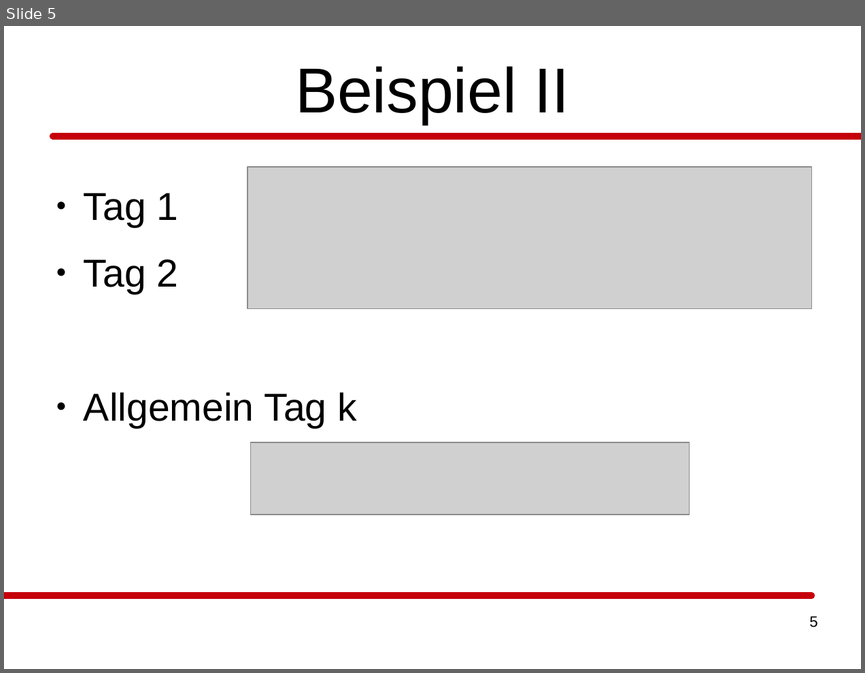
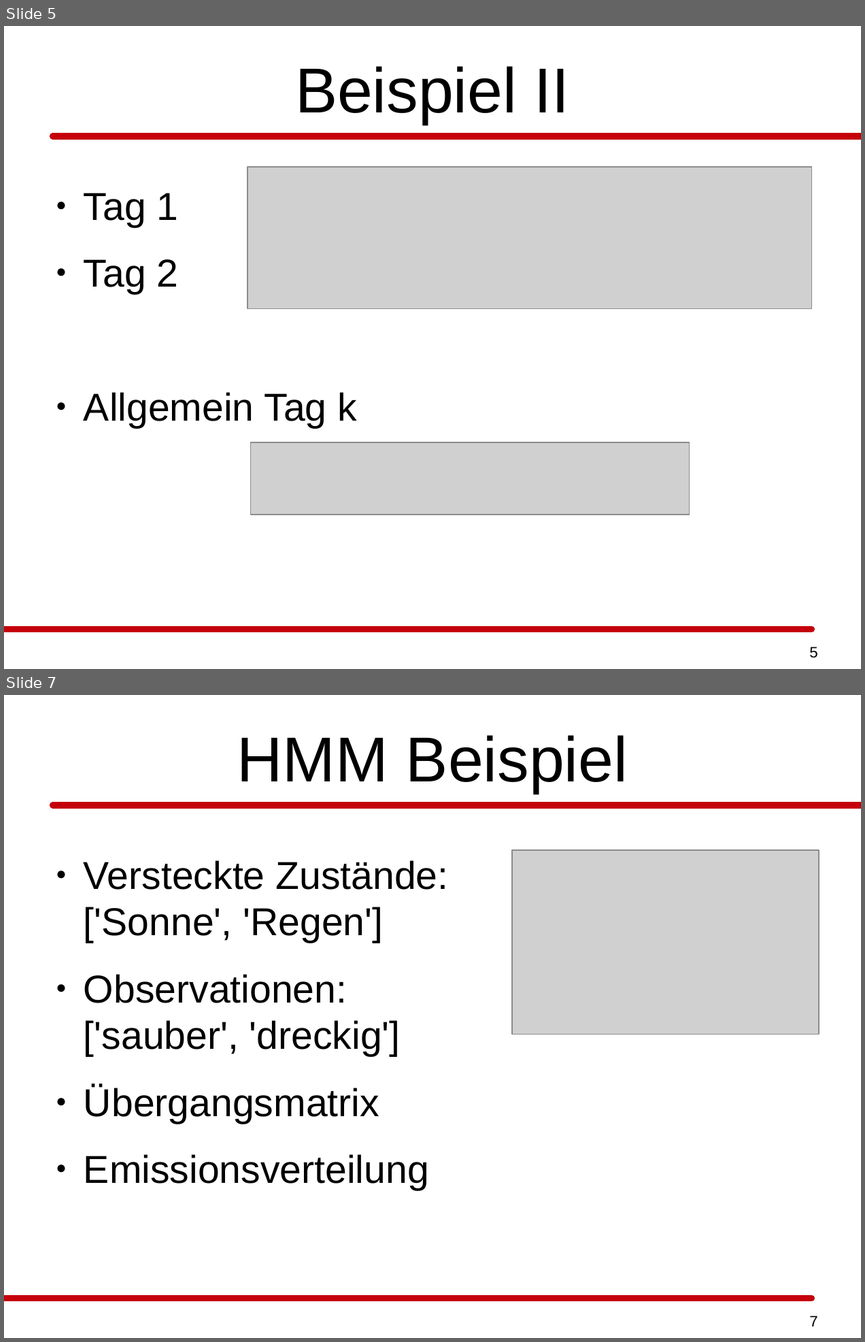
Before and after one commit to daandres/ml_soundwave_doppler_effect, a slide deck: praesentation/hmm/praesentation_ml_hmm_pasler_rieder.odp. Shown one above the other, each under a label of ours: slide 5 before the commit, slides 5 and 7 after it; the slides between them are not shown. The pictures are 865x673 and 865x1342 pixels, drawn with LibreOffice and Linux fonts; fonts in the diff are those of the drawing; grey boxes stand for pictures. Boxes give left, top, right and bottom in pixels: in the first picture for what was removed or moved away, otherwise in the second. Text is boxed around its words. In the diff, an @@ line names an element or a change of style, - is before the commit and + after.

```diff
--- a/praesentation/hmm/praesentation_ml_hmm_pasler_rieder.odp
+++ b/praesentation/hmm/praesentation_ml_hmm_pasler_rieder.odp
@@ slide 7 added at <box>4,695,861,1338</box>, background #FFFFFF; not listed: 2 template elements that a slide beside it also shows @@
@@ title added at <box>237,735,628,793</box>, 58.7 pt, text #000000 @@
+HMM Beispiel
@@ picture added at <box>513,850,819,1033</box> @@
@@ text added at <box>84,860,449,1190</box>, 36 pt, text #000000 @@
+● Versteckte Zustände:
+  ['Sonne', 'Regen']
+● Observationen:
+  ['sauber', 'dreckig']
+● Übergangsmatrix
+● Emissionsverteilung
@@ page number added at <box>809,1315,817,1326</box>, 14 pt, text #000000 @@
+7
@@ slide 5 changed as well @@
@@ rectangle: place and size @@
-rectangle at <box>4,595,812,595</box>
+rectangle at <box>4,629,812,629</box>
@@ page number: place and size @@
-page number at <box>809,616,817,627</box>
+page number at <box>809,646,817,658</box>
```
Also in this commit, not shown: 8 other slides changed, 4 other slides added, 3 slides removed, 1 other file.
